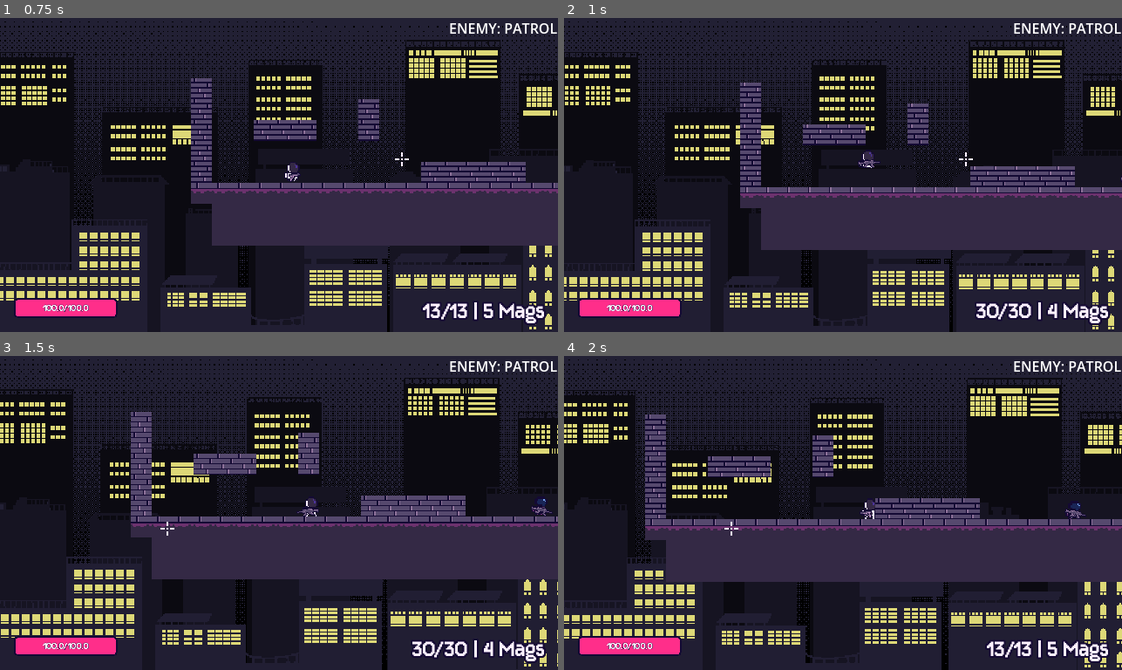
Above: before the commit, frames 1-4 (two rows, left to right).
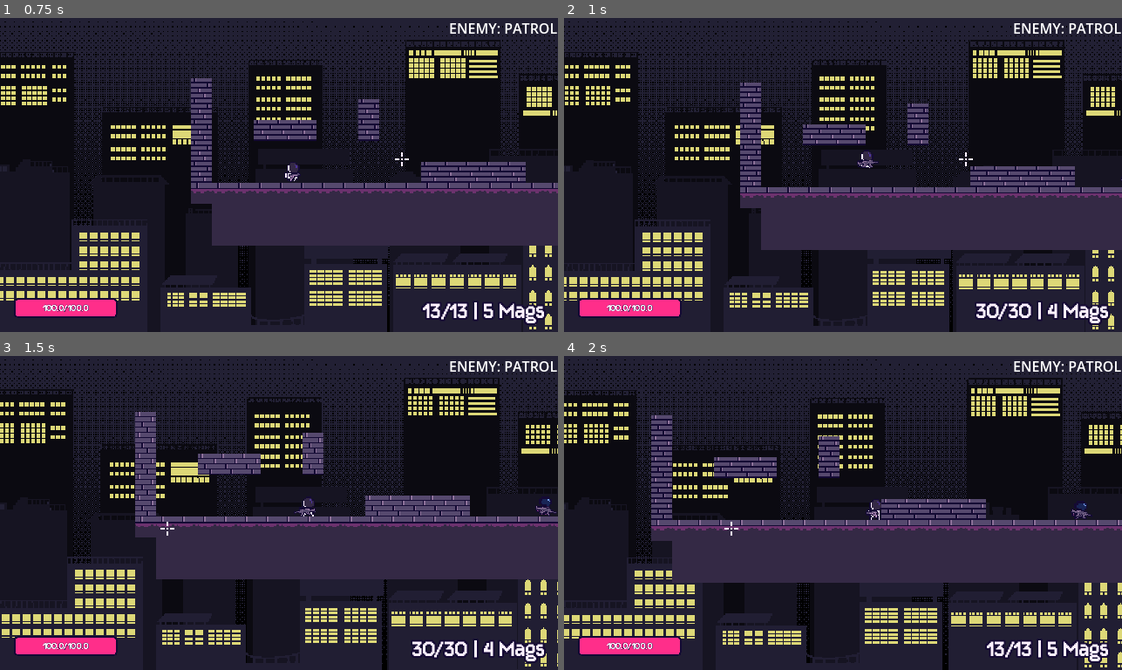
Above: after the commit, the same moments.

Repository: kyteidev/rogueshot
Game: Godot game, scene res://scenes/game_debug.tscn
Same seed, same stepped clock (60 frames per second), same inputs: the game is played once before the commit and once after it.
Inputs (mouse positions are in pixels of both pictures, inside the frame that each line leads up to):
- Up to frame 1 (0.75 s): move the mouse to (401, 159) at 0.52 s; hold D (player_right) from 0.53 s (still down); tap 1 (weapon_1) at 0.6 s
- Up to frame 2 (1 s): keep holding D (player_right); tap W (player_jump) at 0.77 s; tap 2 (weapon_2) at 0.8 s
- Up to frame 3 (1.5 s): keep holding D (player_right); move the mouse to (167, 528) at 1.27 s; tap 2 (weapon_2) at 1.35 s
- Up to frame 4 (2 s): keep holding D (player_right); tap W (player_jump) at 1.52 s; tap Q (weapon_cycle) at 1.55 s

Frame 1 is identical in both runs. In frame 2, 0.3% of the frame differs, in the area x 31-100%, y 20-58%; in frame 3, 3.1%; in frame 4, 4.3%, in the area x 0-100%, y 6-100%.

Commit message:
add weapon speed multiplier

Diff:
--- a/scripts/characters/player.gd
+++ b/scripts/characters/player.gd
@@ -229,6 +229,9 @@
 	else:
 		anim_sprite.play("jump")
 
+	# apply weapon speed multiplier
+	speed *= weapon.speed_multiplier
+
 	# calculate x velocity
 	var accel: float
 	if direction == 0: # apply friction when not moving
--- a/scripts/weapon/weapon.gd
+++ b/scripts/weapon/weapon.gd
@@ -62,6 +62,8 @@
 
 var heat_per_shot: float = 0.0
 var cooling_rate: float = 0.0
+
+var speed_multiplier: float = 0.0
 
 var smoke: CPUParticles2D
 var heat: float = 0.0
@@ -88,7 +90,8 @@
 		"reload_time": 0.9,
 		"camera_shake": 1.0,
 		"heat": 0.18,
-		"cooling_rate": 1.04
+		"cooling_rate": 1.04,
+		"speed_multiplier": 1.0,
 	},
 	"rifle1": {
 		"damage": 15,
@@ -103,7 +106,8 @@
 		"reload_time": 2.6,
 		"camera_shake": 0.5,
 		"heat": 0.22,
-		"cooling_rate": 0.87
+		"cooling_rate": 0.87,
+		"speed_multiplier": 0.9
 	}
 }
 
@@ -286,6 +290,8 @@
 	heat_per_shot = stats.heat
 	cooling_rate = stats.cooling_rate
 
+	speed_multiplier = stats.speed_multiplier
+
 	# save weapon state if not saved previously
 	if not weapon_state.has(weapon_name):
 		weapon_state[weapon_name] = {
